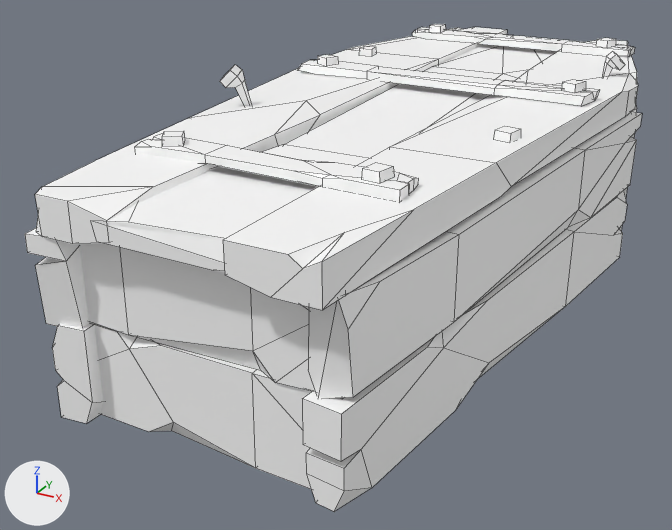
One commit to the FBX model Resources/Meshes/PolygonDungeon/SM_Prop_Coffin_01.fbx: the scene before it, then after it.
One viewpoint serves both versions: a camera (50 mm lens) standing at (0.0108, -0.0245, 0.012) and looking at (-0.0016, -0.002, 0.0007). The axes (+X, +Y, +Z) are drawn at lower left. The lights are the same throughout. Mesh edges are drawn as thin lines. Where no turn or scale is listed for an object, it has been applied to the vertices.

The first picture shows 'SM_Prop_Coffin_01', 'SM_Prop_Coffin_Lid_01'.
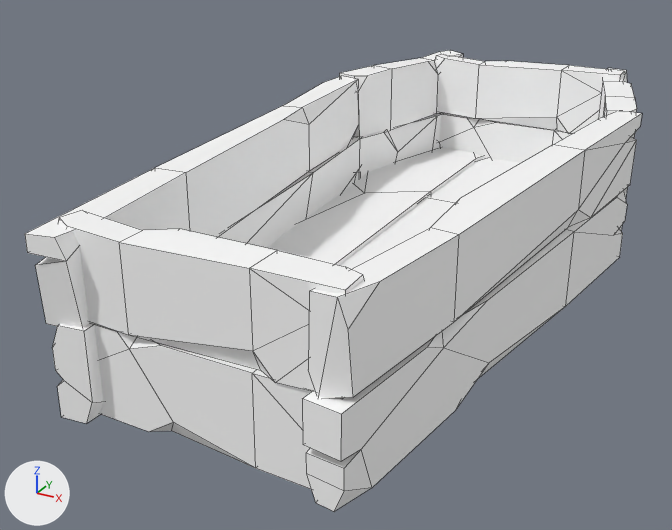
What the commit changed:
Object 'SM_Prop_Coffin_Lid_01' (ob_sm_prop_coffin_lid_01) is deleted.

What differs and where, as boxes [x1, y1, x2, y2] in the pictures (672 x 530 px):
'SM_Prop_Coffin_Lid_01', deleted: before [35, 24, 638, 310]
